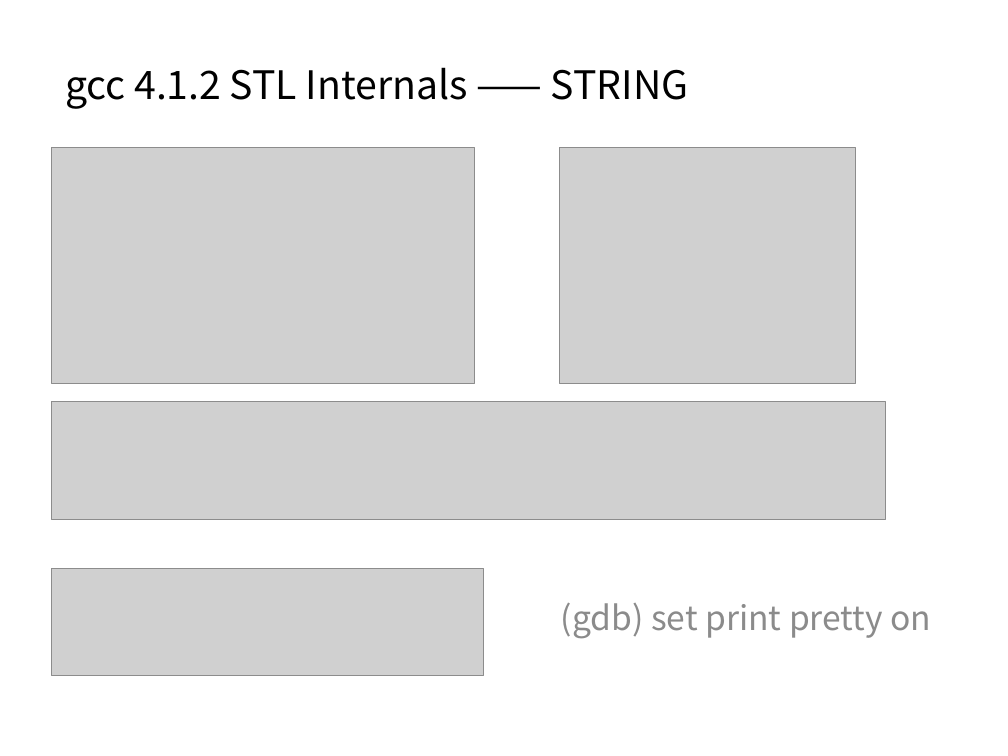
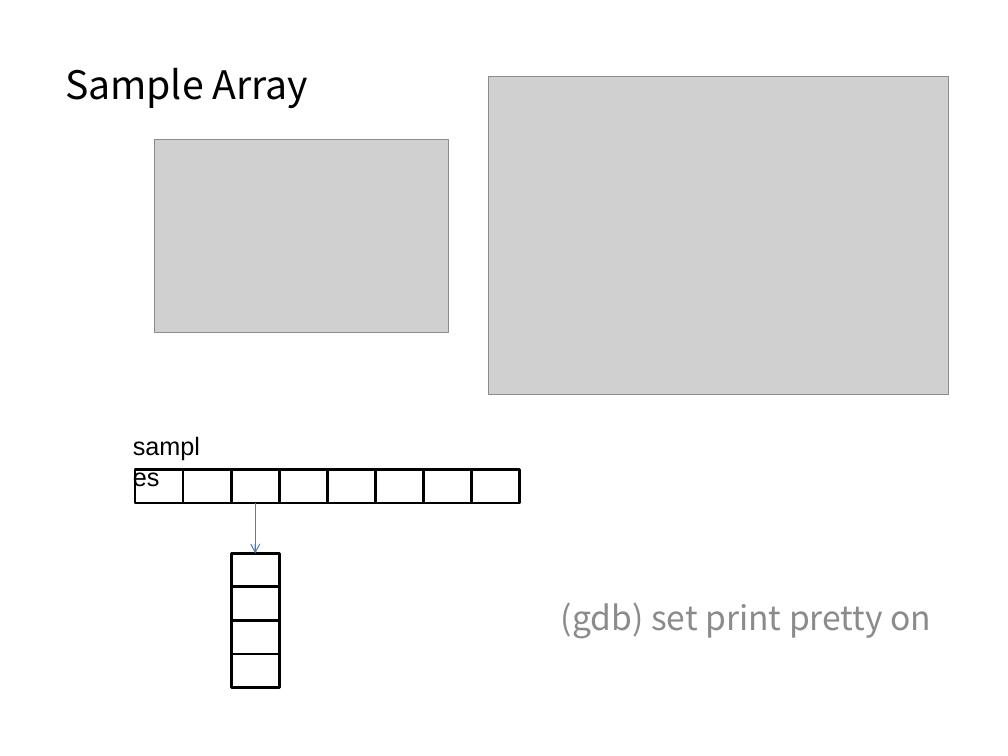
Before and after one commit to mir1128/GDBTraining, a slide deck: slide 3 of session2/Debugging Workshop 2.pptx (slide 2 before the commit). Drawn at 1008x756 pixels with LibreOffice and Linux fonts; fonts in the diff are those of the drawing; grey boxes stand for pictures; background and template pictures are left out. Boxes give left, top, right and bottom in pixels: in the first picture for what was removed or moved away, otherwise in the second. Text is boxed around its words. In the diff, an @@ line names an element or a change of style, - is before the commit and + after.

```diff
--- a/session2/Debugging Workshop 2.pptx
+++ b/session2/Debugging Workshop 2.pptx
@@ text at bbox=[65, 67, 308, 108]: text changed @@
-gcc 4.1.2 STL Internals —— STRING
+Sample Array
@@ picture added at bbox=[488, 77, 949, 394] @@
@@ picture: place and size @@
-picture at bbox=[51, 148, 474, 384]
+picture at bbox=[155, 140, 449, 334]
@@ picture removed at bbox=[559, 148, 855, 384] @@
@@ picture removed at bbox=[51, 402, 885, 520] @@
@@ group added at bbox=[123, 425, 520, 687]: 12 rectangles, 1 arrow, 1 text @@
+samples
@@ picture removed at bbox=[51, 569, 483, 675] @@
```
Also in this commit, not shown: 2 slides added, 10 slides removed, 8 other files.
